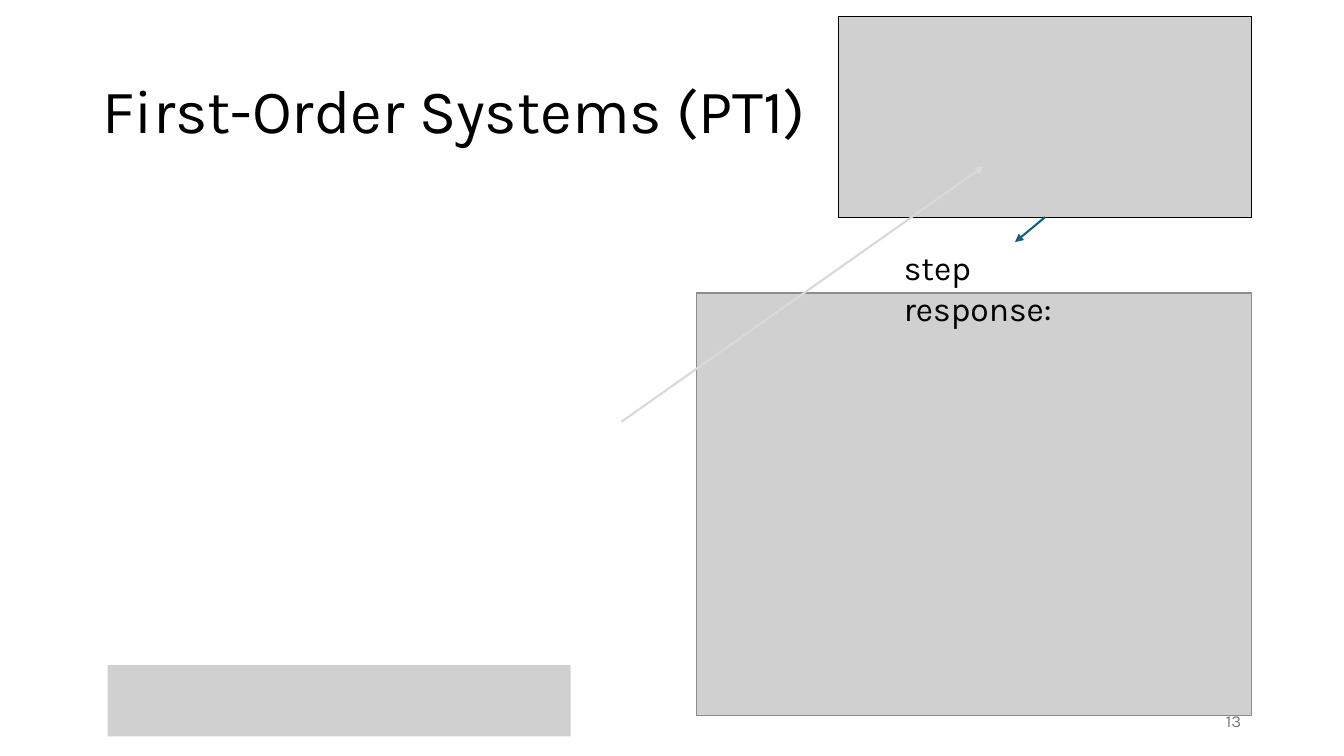
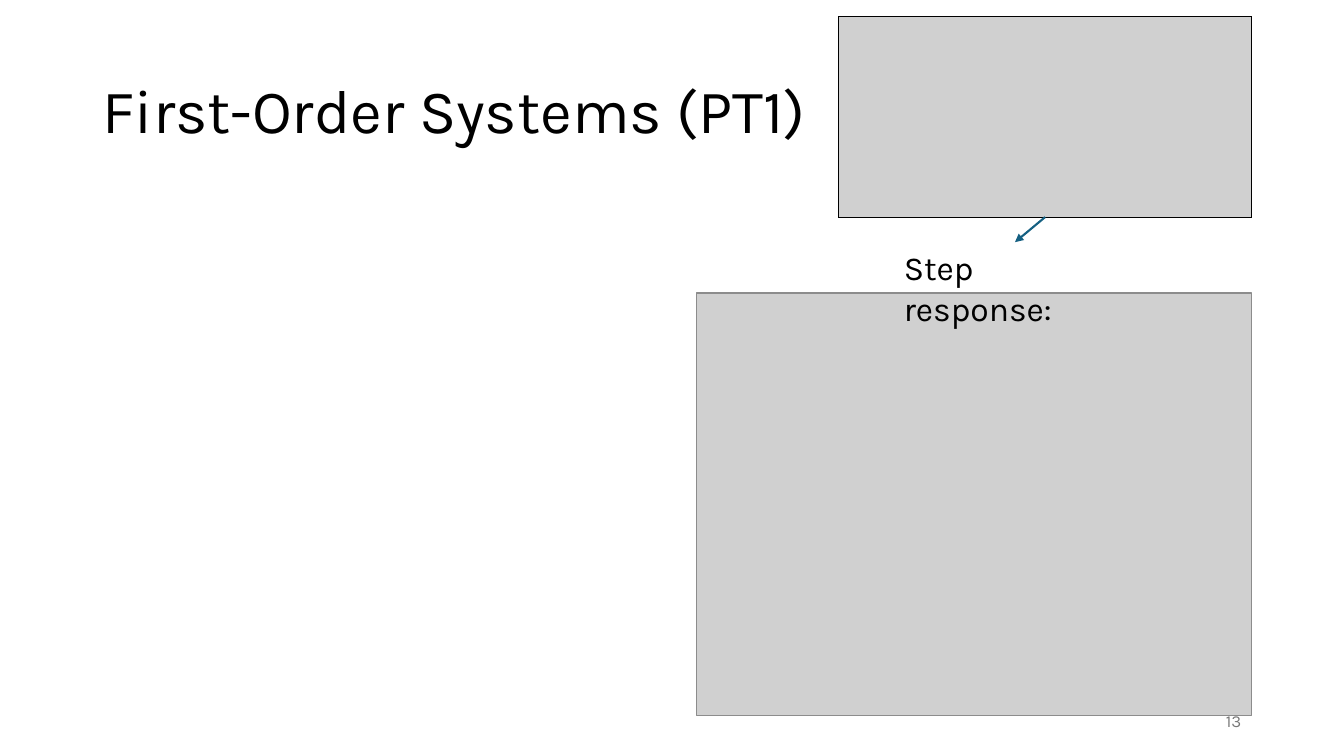
Before and after one commit to FelixWick/control_engineering, a slide deck: slide 13 of slides/1_systems.pptx. Drawn at 1344x756 pixels with LibreOffice and Linux fonts; fonts in the diff are those of the drawing; grey boxes stand for pictures. Boxes give left, top, right and bottom in pixels: in the first picture for what was removed or moved away, otherwise in the second. Text is boxed around its words. In the diff, an @@ line names an element or a change of style, - is before the commit and + after.

```diff
--- a/slides/1_systems.pptx
+++ b/slides/1_systems.pptx
@@ arrow removed from (622, 421) to (984, 166) @@
@@ text at (904,258,1052,329): text changed @@
-step response:
+Step response:
@@ picture removed at (108,665,571,737) @@
```
Also in this commit, not shown: 4 other slides changed, 5 slides added.
